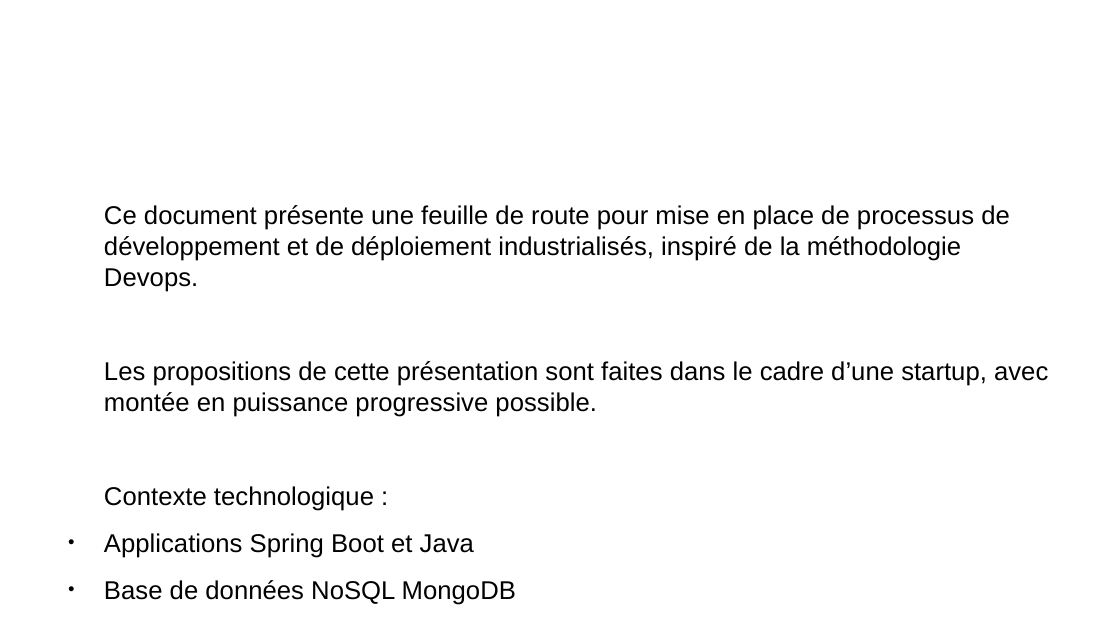
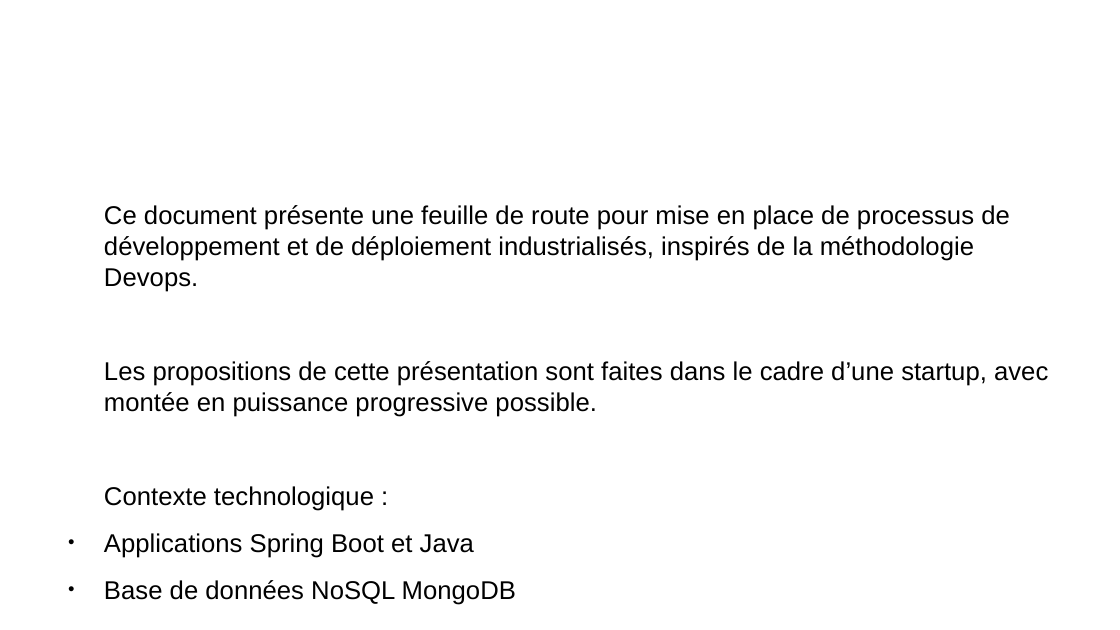
Before and after one commit to remipassmoilesel/ci-cd-plan, a slide deck: slide 2 of ci-cd-plan.odp. Drawn at 1120x630 pixels with LibreOffice and Linux fonts; fonts in the diff are those of the drawing; background and template pictures are left out. Boxes give left, top, right and bottom in pixels: in the first picture for what was removed or moved away, otherwise in the second. Text is boxed around its words. In the diff, an @@ line names an element or a change of style, - is before the commit and + after.

```diff
--- a/ci-cd-plan.odp
+++ b/ci-cd-plan.odp
@@ text at box(104, 205, 1010, 292): text changed @@
-Ce document présente une feuille de route pour mise en place de processus de développement et de déploiement industrialisés, inspiré de la méthodologie Devops.
+Ce document présente une feuille de route pour mise en place de processus de développement et de déploiement industrialisés, inspirés de la méthodologie Devops.
```
Also in this commit, not shown: 17 other slides changed, 3 slides added, 1 slide removed, 2 other files.
